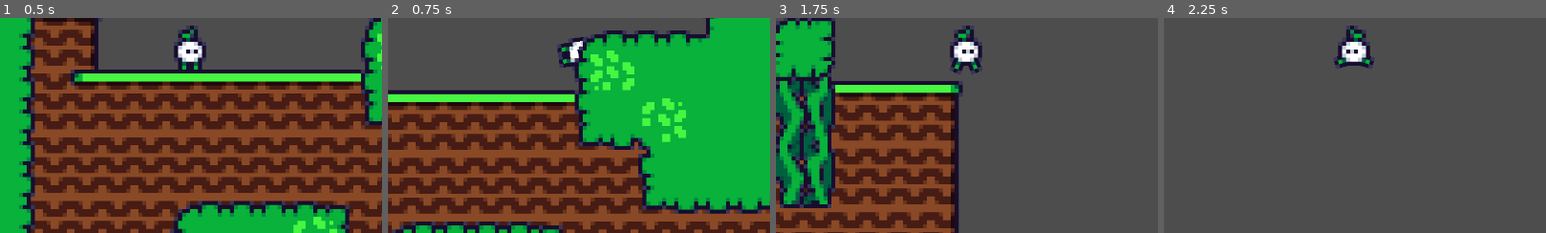
Above: before the commit, frames 1-4 (left to right).
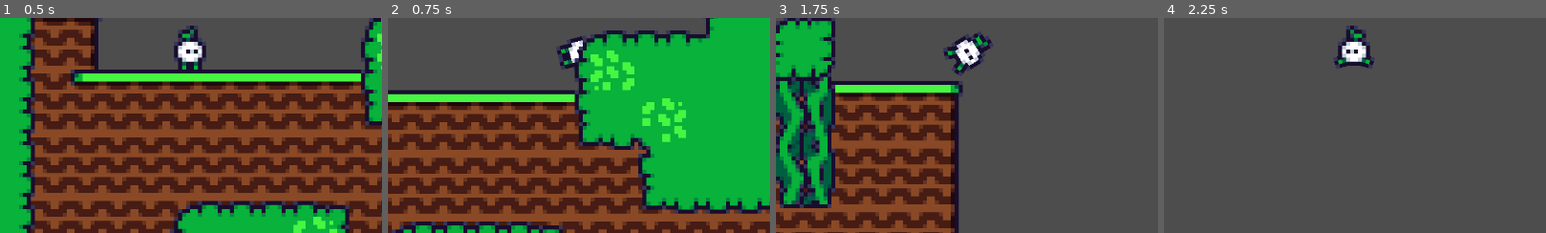
Above: after the commit, the same moments.

Repository: mageowl/waterfall
Game: Godot game, scene res://scenes/world/world.tscn
Same seed, same stepped clock (60 frames per second), same inputs: the game is played once before the commit and once after it.
Inputs (mouse positions are % of the whole screen's width and height, from its top left):
- Up to frame 1 (0.5 s): no input
- Up to frame 2 (0.75 s): tap Enter at 0.5 s; move the mouse to (72, 45) at 0.52 s; press the mouse at (72, 45) at 0.53 s; hold D (right) from 0.53 s (still down)
- Up to frame 3 (1.75 s): keep holding D (right); tap W (jump) at 0.77, 1.52 s; move the mouse to (30, 55) at 1.27 s; release the mouse at (30, 55) at 1.28 s; tap S (crouch) at 1.35 s; click (30, 55) at 1.55 s
- Up to frame 4 (2.25 s): move the mouse to (60, 28) at 2.02 s; release D (right) at 2.03 s; press the mouse at (60, 28) at 2.03 s; hold A (left) from 2.03 s (still down)
The pictures show only the part of the screen within x 25-75%, y 38-88%; the shares and areas given below are measured in that part.

Frame 1 is identical in both runs. In frame 2, 0.2% of the frame differs, in the area x 44-52%, y 8-24%; in frame 3, 1.2%, in the area x 43-57%, y 3-27%; in frame 4, nothing differs.

Commit message:
improve dash animation and collsion.

Diff:
--- a/scenes/player/sprite/player_sprite.gd
+++ b/scenes/player/sprite/player_sprite.gd
@@ -10,6 +10,7 @@
 
 var prev_walk_scale := 0.0
 var prev_crouch = false
+var prev_dive = false
 
 # Called when the node enters the scene tree for the first time.
 func animate(properties: Dictionary):
@@ -21,10 +22,17 @@
 		prev_crouch = properties.is_crouching
 	if properties.has("flip_h"): sprite_group.scale.x = -1 if properties.flip_h else 1
 	if properties.has("is_diving"):
+		var target_rotation = 0
 		if properties.is_diving:
-			sprite_group.rotation = properties.dive_rotation
+			target_rotation = properties.dive_rotation
+
+		if prev_dive != properties.is_diving:
+			var tween = create_tween()
+			tween.tween_property(sprite_group, "rotation", angle_distance(sprite_group.rotation, target_rotation), 0.2).as_relative()
+			tween.set_trans(Tween.TRANS_QUAD).set_ease(Tween.EASE_OUT)
 		else:
-			sprite_group.rotation = 0
+			sprite_group.rotation = target_rotation
+		prev_dive = properties.is_diving
 
 	var walk_scale = max(prev_walk_scale - 0.1, 0.0)
 	if properties.has("walk_scale"): walk_scale = properties.walk_scale
@@ -32,3 +40,8 @@
 	animation_tree.set("parameters/WalkBlend/blend_amount", walk_scale)
 
 	prev_walk_scale = walk_scale
+
+func angle_distance(from: float, to: float) -> float:
+	var difference = to - from
+	var anti_difference = to - (from - TAU)
+	return difference if absf(difference) < absf(anti_difference) else anti_difference
--- a/scenes/player/sprite/player_sprite.tscn
+++ b/scenes/player/sprite/player_sprite.tscn
@@ -251,7 +251,7 @@
 nodes/WalkBlend/node = SubResource("AnimationNodeBlend2_etjnx")
 nodes/WalkBlend/position = Vector2(420, 140)
 nodes/output/position = Vector2(1240, 50)
-node_connections = [&"output", 0, &"InAir", &"InAir", 0, &"Air", &"InAir", 1, &"CrouchBlend", &"WalkBlend", 0, &"Idle", &"WalkBlend", 1, &"Walk", &"CrouchBlend", 0, &"WalkBlend", &"CrouchBlend", 1, &"Crouch"]
+node_connections = [&"output", 0, &"InAir", &"CrouchBlend", 0, &"WalkBlend", &"CrouchBlend", 1, &"Crouch", &"InAir", 0, &"Air", &"InAir", 1, &"CrouchBlend", &"WalkBlend", 0, &"Idle", &"WalkBlend", 1, &"Walk"]
 
 [node name="PlayerSprite" type="Node2D"]
 script = ExtResource("1_h0s1f")
